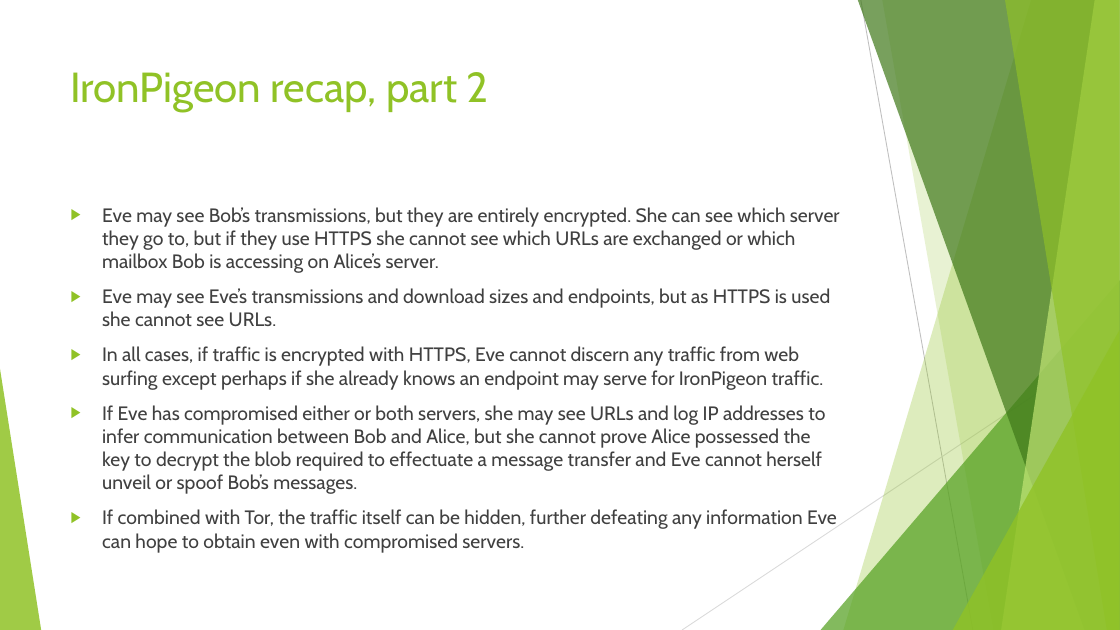
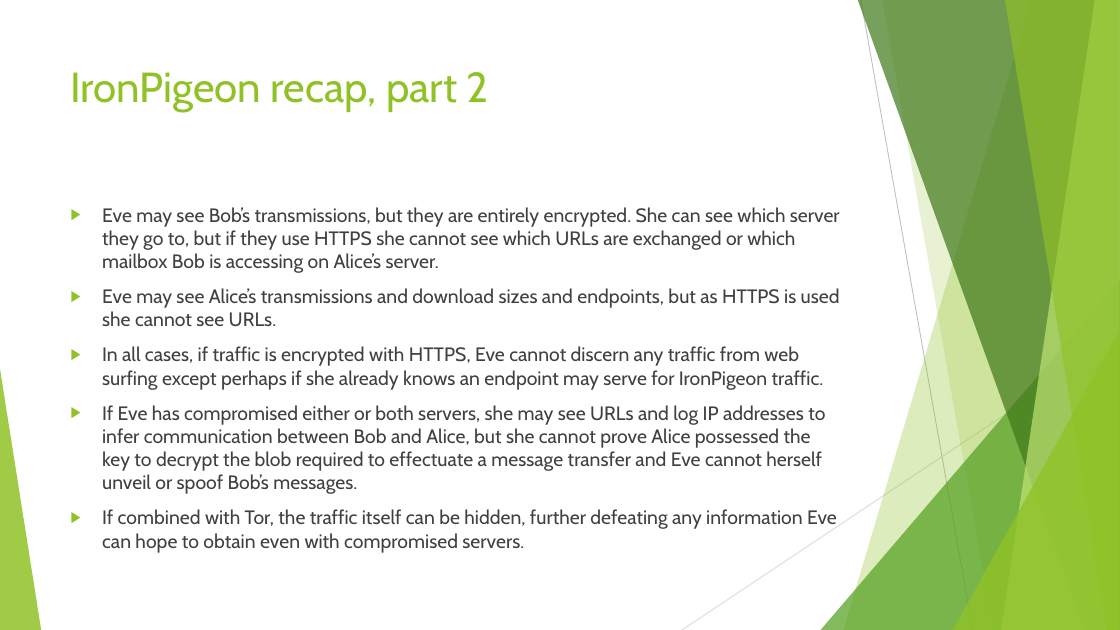
Before and after one commit to AArnott/IronPigeon, a slide deck: slide 9 of IronPigeon.pptx. Drawn at 1120x630 pixels with LibreOffice and Linux fonts; fonts in the diff are those of the drawing. Boxes give left, top, right and bottom in pixels: in the first picture for what was removed or moved away, otherwise in the second. Text is boxed around its words. In the diff, an @@ line names an element or a change of style, - is before the commit and + after.

```diff
--- a/IronPigeon.pptx
+++ b/IronPigeon.pptx
@@ text at <box>102,288,840,327</box>: text changed @@
-▶ Eve may see Eve’s transmissions and download sizes and endpoints, but as HTTPS is used she cannot see URLs.
+▶ Eve may see Alice’s transmissions and download sizes and endpoints, but as HTTPS is used she cannot see URLs.
```
Also in this commit, not shown: 17 other files.
